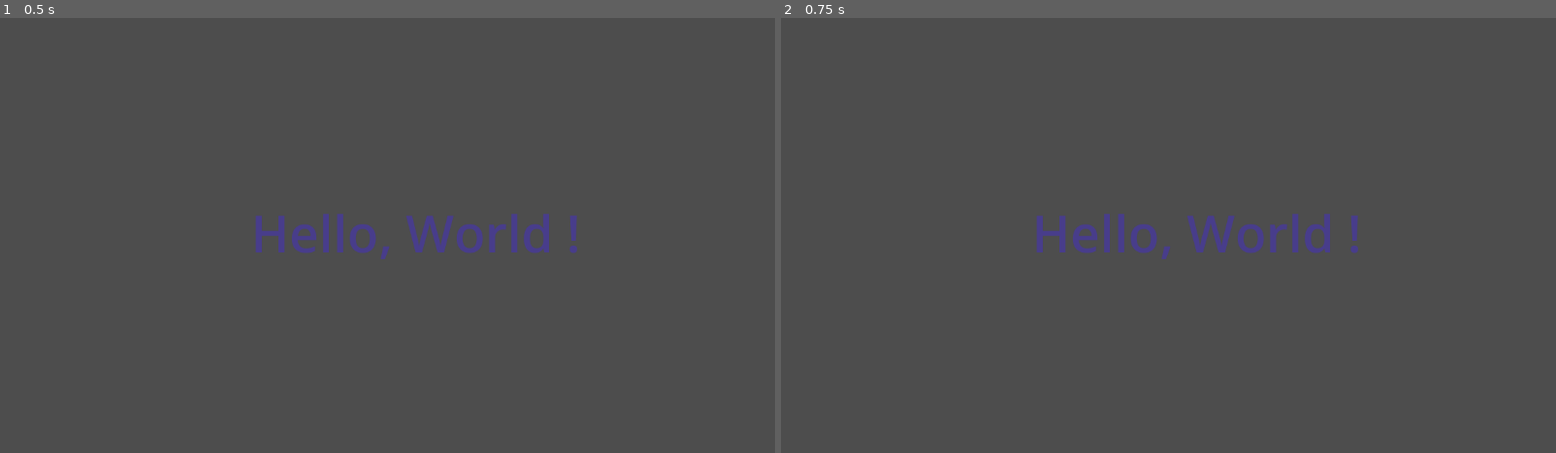
Above: before the commit, frames 1-2 (left to right).
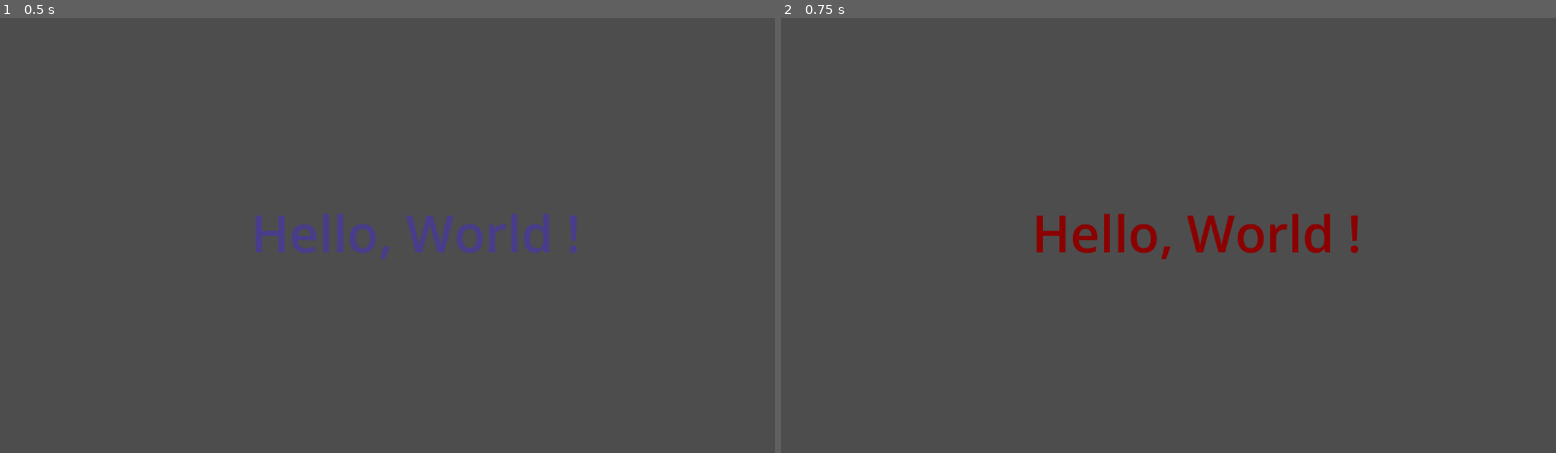
Above: after the commit, the same moments.

Repository: miler71/GDScript_By_Godot
Game: Godot game, scene res://_/Scenes/main.tscn
The game is run twice, just before and just after one commit, with the same random seed, the same clock (stepped at 60 frames per second) and the same inputs.
Inputs:
- Up to frame 1 (0.5 s): no input
- Up to frame 2 (0.75 s): tap Enter at 0.5 s; hold Space (change_color, bound only after the commit) from 0.53 s (still down)

Frame 1 is identical in both runs. In frame 2, 1.3% of the frame differs, in the area x 32-75%, y 44-56%.

Commit message:
InputMap
Change color on text with input Space

Diff:
--- a/_/Scripts/main.gd
+++ b/_/Scripts/main.gd
@@ -5,3 +5,10 @@
 func _ready() -> void:
 	$Label.text = "Hello, World !"
 	$Label.modulate = Color.DARK_SLATE_BLUE
+
+func _input(event):
+	if event.is_action_pressed("change_color"):
+		$Label.modulate = Color.DARK_RED
+
+	if event.is_action_released("change_color"):
+		$Label.modulate = Color.DARK_SLATE_BLUE
--- a/project.godot
+++ b/project.godot
@@ -15,6 +15,14 @@
 config/features=PackedStringArray("4.6", "Forward Plus")
 config/icon="res://icon.svg"
 
+[input]
+
+change_color={
+"deadzone": 0.2,
+"events": [Object(InputEventKey,"resource_local_to_scene":false,"resource_name":"","device":-1,"window_id":0,"alt_pressed":false,"shift_pressed":false,"ctrl_pressed":false,"meta_pressed":false,"pressed":false,"keycode":0,"physical_keycode":32,"key_label":0,"unicode":32,"location":0,"echo":false,"script":null)
+]
+}
+
 [physics]
 
 3d/physics_engine="Jolt Physics"
